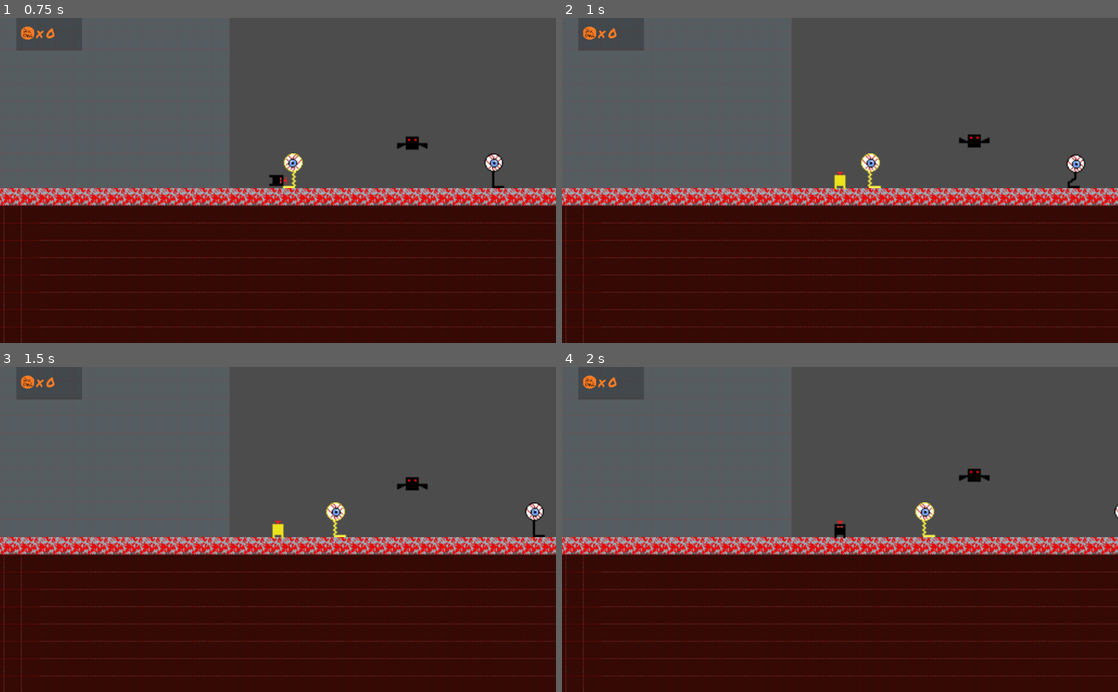
Above: before the commit, frames 1-4 (two rows, left to right).
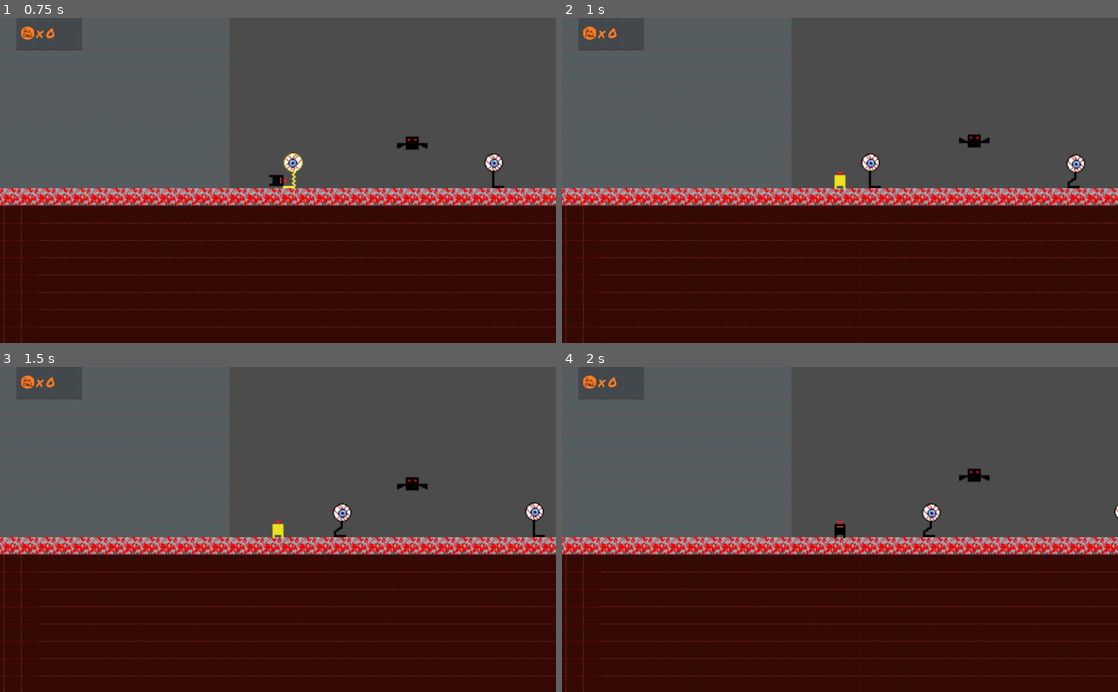
Above: after the commit, the same moments.

Repository: tompasini/Born4Lazers
Game: Godot game, scene res://Level1.tscn
Same seed, same stepped clock (60 frames per second), same inputs: the game is played once before the commit and once after it.
Inputs (mouse positions are in pixels of both pictures, inside the frame that each line leads up to):
- Up to frame 1 (0.75 s): move the mouse to (400, 164) at 0.52 s; hold D (right) from 0.53 s (still down); click (400, 164) at 0.6 s
- Up to frame 2 (1 s): keep holding D (right); tap Space (jump) at 0.77 s
- Up to frame 3 (1.5 s): keep holding D (right); move the mouse to (166, 545) at 1.27 s; click (166, 545) at 1.35 s
- Up to frame 4 (2 s): keep holding D (right); tap Space (jump) at 1.52 s

Frame 1 is identical in both runs. In frame 2, 0.1% of the frame differs, in the area x 53-58%, y 41-53%; in frame 3, 0.3%, in the area x 58-64%, y 41-53%; in frame 4, 0.3%.

Commit message:
eyebes animation refinement

Diff:
--- a/Eybes.gd
+++ b/Eybes.gd
@@ -30,12 +30,7 @@
 	if(body.name == 'LZer'):
 		$AnimatedSprite.play('squished')
 		speed = 0
-		set_collision_layer_bit(4, false)
-		set_collision_mask_bit(0, false)
-		$TopChecker.set_collision_layer_bit(4, false)
-		$TopChecker.set_collision_mask_bit(0, false)
-		$Sides.set_collision_layer_bit(4, false)
-		$Sides.set_collision_mask_bit(0, false)
+		remove_collisions()
 		$Timer.start()
 		body.bounce()
 
@@ -43,13 +38,29 @@
 	if(body.name == 'LZer'):
 		body.hurt()
 	elif(body.name == 'Laser'):
-		$AnimatedSprite.play('hit')
-		body.queue_free()
-		life -= GlobalVariables.laser_damage
+		if(life):
+			$AnimatedSprite.play('hit')
+			body.queue_free()
+			life -= GlobalVariables.laser_damage
 		if(!life):
+			remove_collisions()
 			$AnimatedSprite.play('fall')
 			speed = 0
 			$Timer.start()
 
 func _on_Timer_timeout():
 	queue_free()
+
+
+
+func _on_AnimatedSprite_animation_finished():
+	if($AnimatedSprite.animation == 'hit' && life):
+		$AnimatedSprite.play('walk')
+
+func remove_collisions():
+	set_collision_layer_bit(4, false)
+	set_collision_mask_bit(0, false)
+	$TopChecker.set_collision_layer_bit(4, false)
+	$TopChecker.set_collision_mask_bit(0, false)
+	$Sides.set_collision_layer_bit(4, false)
+	$Sides.set_collision_mask_bit(0, false)
--- a/Eyebes.tscn
+++ b/Eyebes.tscn
@@ -14,9 +14,9 @@
 "name": "squished",
 "speed": 5.0
 }, {
-"frames": [ ExtResource( 1 ), ExtResource( 5 ) ],
+"frames": [ ExtResource( 6 ) ],
 "loop": true,
-"name": "fall",
+"name": "hit",
 "speed": 5.0
 }, {
 "frames": [ ExtResource( 1 ), ExtResource( 4 ) ],
@@ -24,9 +24,9 @@
 "name": "walk",
 "speed": 5.0
 }, {
-"frames": [ ExtResource( 6 ), ExtResource( 6 ), ExtResource( 6 ) ],
+"frames": [ ExtResource( 5 ) ],
 "loop": true,
-"name": "hit",
+"name": "fall",
 "speed": 5.0
 } ]
 
@@ -99,6 +99,7 @@
 wait_time = 0.5
 one_shot = true
 
+[connection signal="animation_finished" from="AnimatedSprite" to="." method="_on_AnimatedSprite_animation_finished"]
 [connection signal="body_entered" from="Sides" to="." method="_on_Sides_body_entered"]
 [connection signal="body_entered" from="TopChecker" to="." method="_on_TopChecker_body_entered"]
 [connection signal="timeout" from="Timer" to="." method="_on_Timer_timeout"]
